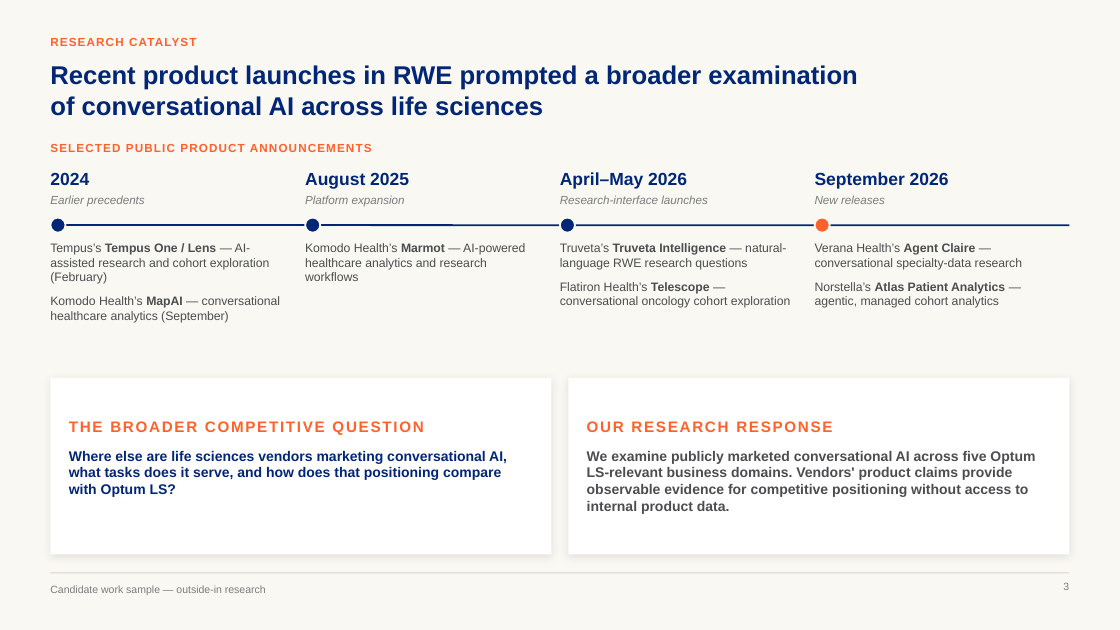
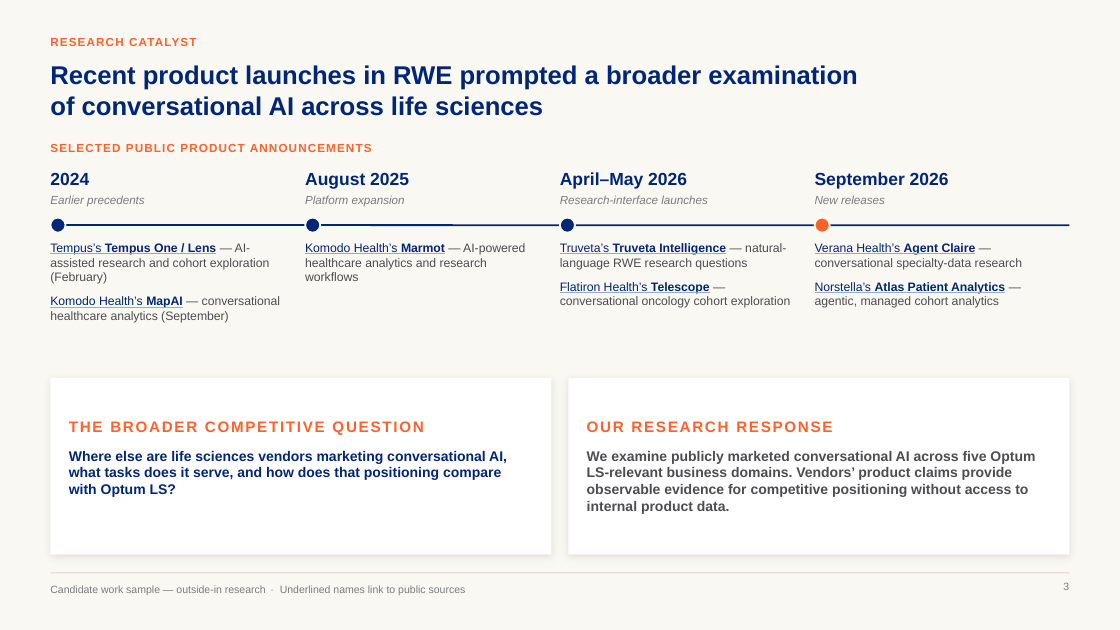
Before and after one commit to marinojt/test, a slide deck: slide 3 of deck/Optum-LS-Conversational-AI-sourced.pptx. Drawn at 1120x630 pixels with LibreOffice and Linux fonts; fonts in the diff are those of the drawing. Boxes give left, top, right and bottom in pixels: in the first picture for what was removed or moved away, otherwise in the second. Text is boxed around its words. In the diff, an @@ line names an element or a change of style, - is before the commit and + after.

```diff
--- a/deck/Optum-LS-Conversational-AI-sourced.pptx
+++ b/deck/Optum-LS-Conversational-AI-sourced.pptx
@@ text "Tempus’s Tempus One / Lens ..." at (50,243,280,323): text colour #4B4D4F to #002677, underline on in "Tempus’s Tempus One / Lens", "Komodo Health’s MapAI" @@
@@ text "Komodo Health’s Marmot — AI-powered ..." at (305,242,525,281): text colour #4B4D4F to #002677, underline on in "Komodo Health’s Marmot" @@
@@ text "Truveta’s Truveta Intelligence — natural-language ..." at (560,243,791,308): text colour #4B4D4F to #002677, underline on in "Truveta’s Truveta Intelligence", "Flatiron Health’s Telescope" @@
@@ text "Verana Health’s Agent Claire — ..." at (815,243,1022,308): text colour #4B4D4F to #002677, underline on in "Verana Health’s Agent Claire", "Norstella’s Atlas Patient Analytics" @@
@@ text added at (280,585,466,595), 9 pt, text #7A7C7E @@
+· Underlined names link to public sources
```
Also in this commit, not shown: 10 other slides changed, 1 slide removed, 12 other files.
